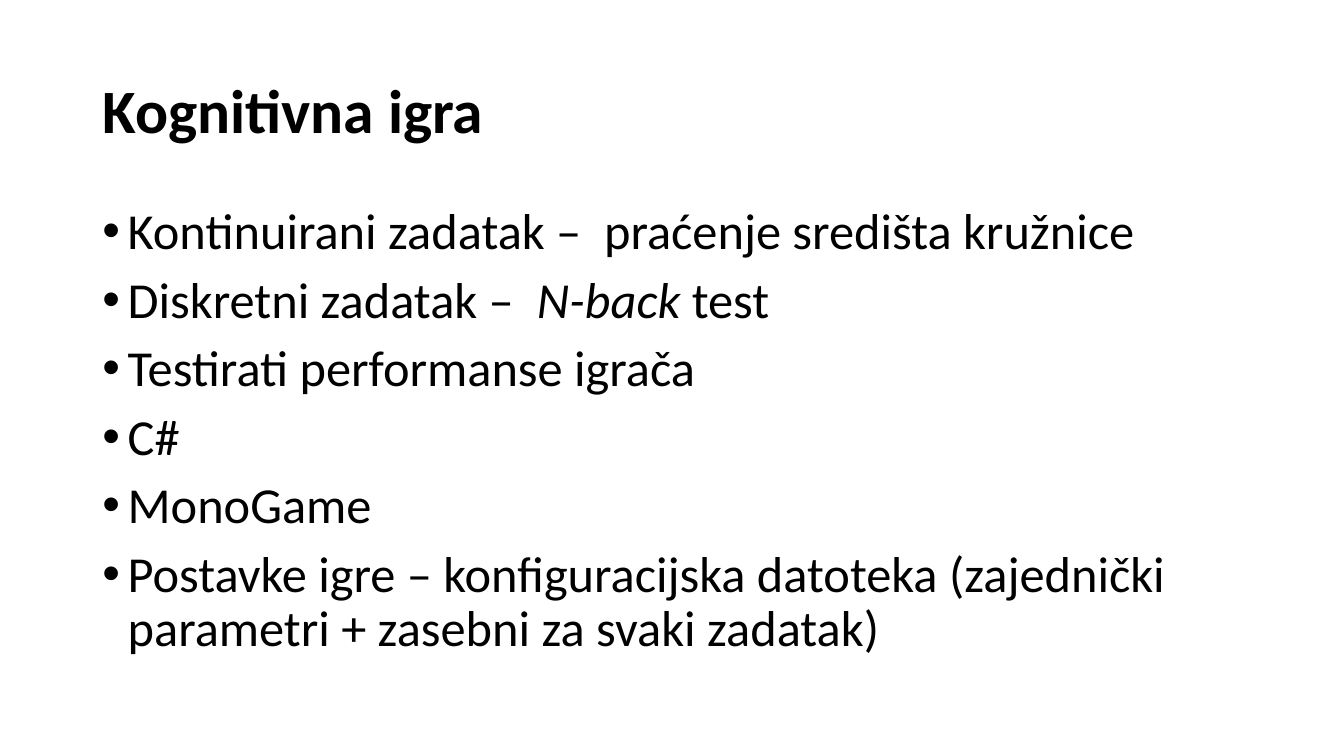
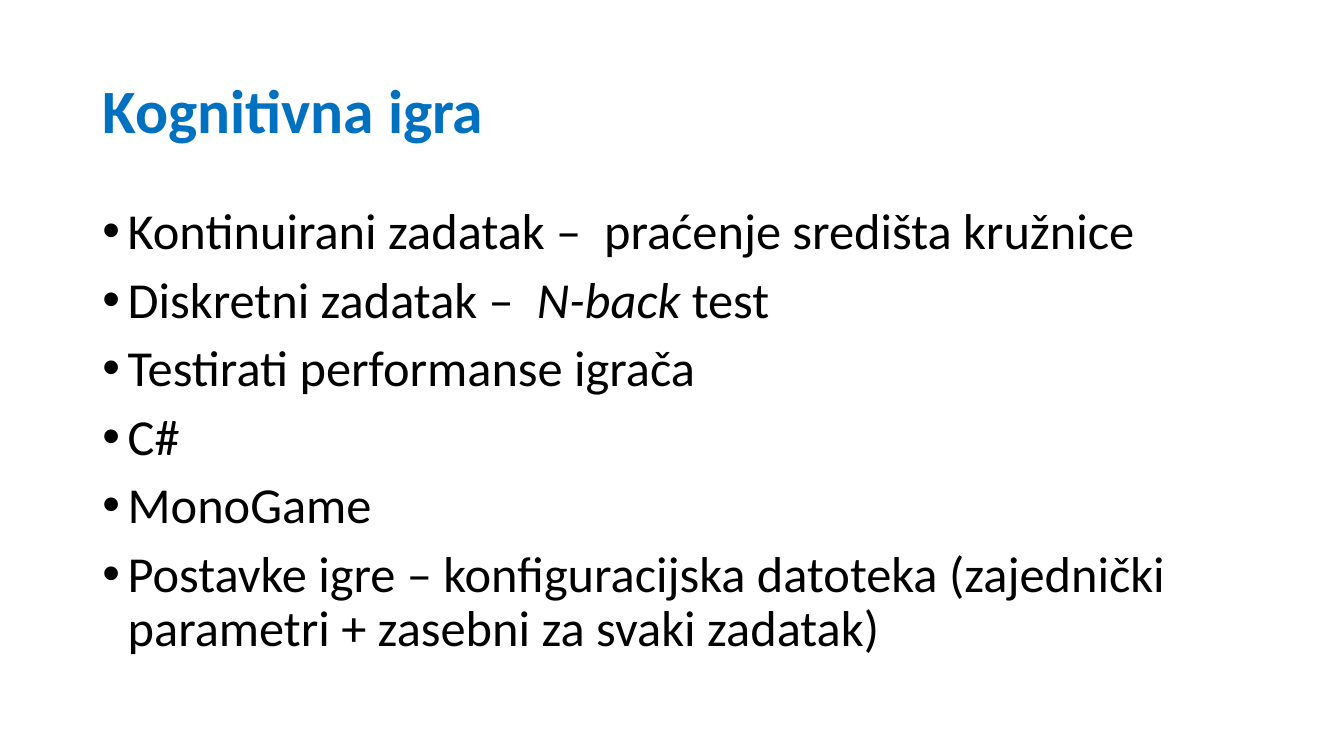
Before and after one commit to Aurioch/ISS_NBackCircle, a slide deck: slide 2 of dokumentacija/ISS_Tema_6.pptx. Drawn at 1344x756 pixels with LibreOffice and Linux fonts; fonts in the diff are those of the drawing. Boxes give left, top, right and bottom in pixels: in the first picture for what was removed or moved away, otherwise in the second. Text is boxed around its words. In the diff, an @@ line names an element or a change of style, - is before the commit and + after.

```diff
--- a/dokumentacija/ISS_Tema_6.pptx
+++ b/dokumentacija/ISS_Tema_6.pptx
@@ title "Kognitivna igra" at [102, 89, 483, 144]: text colour #000000 to #0070C0 @@
```
Also in this commit, not shown: 6 other slides changed.
